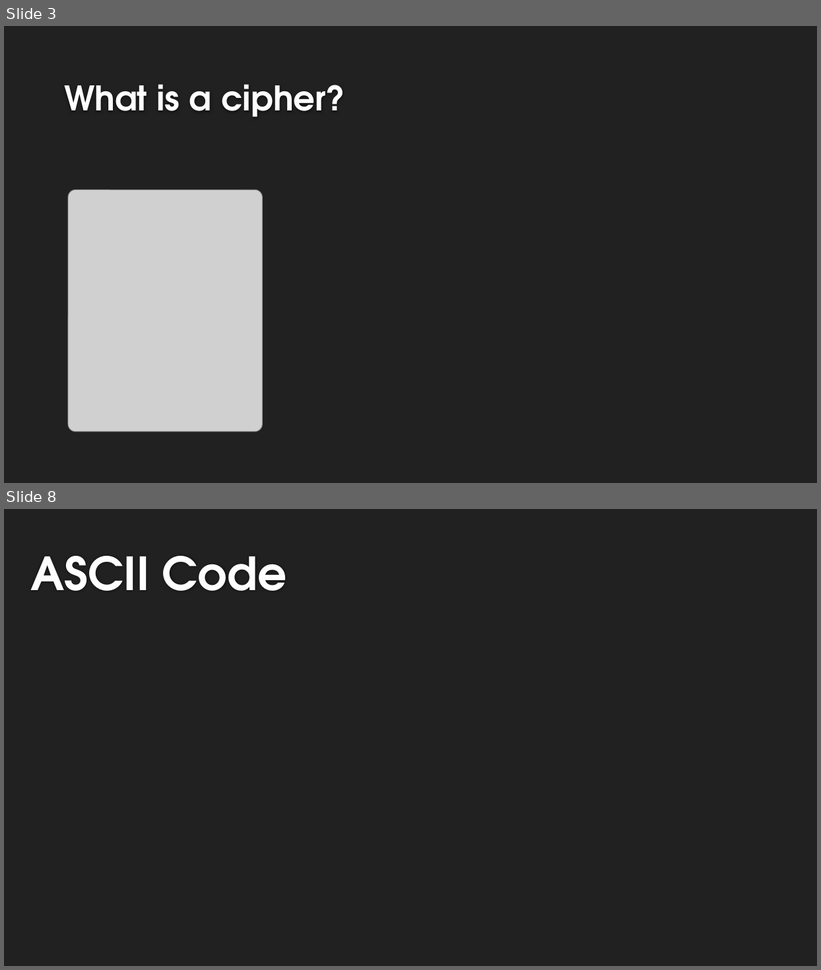
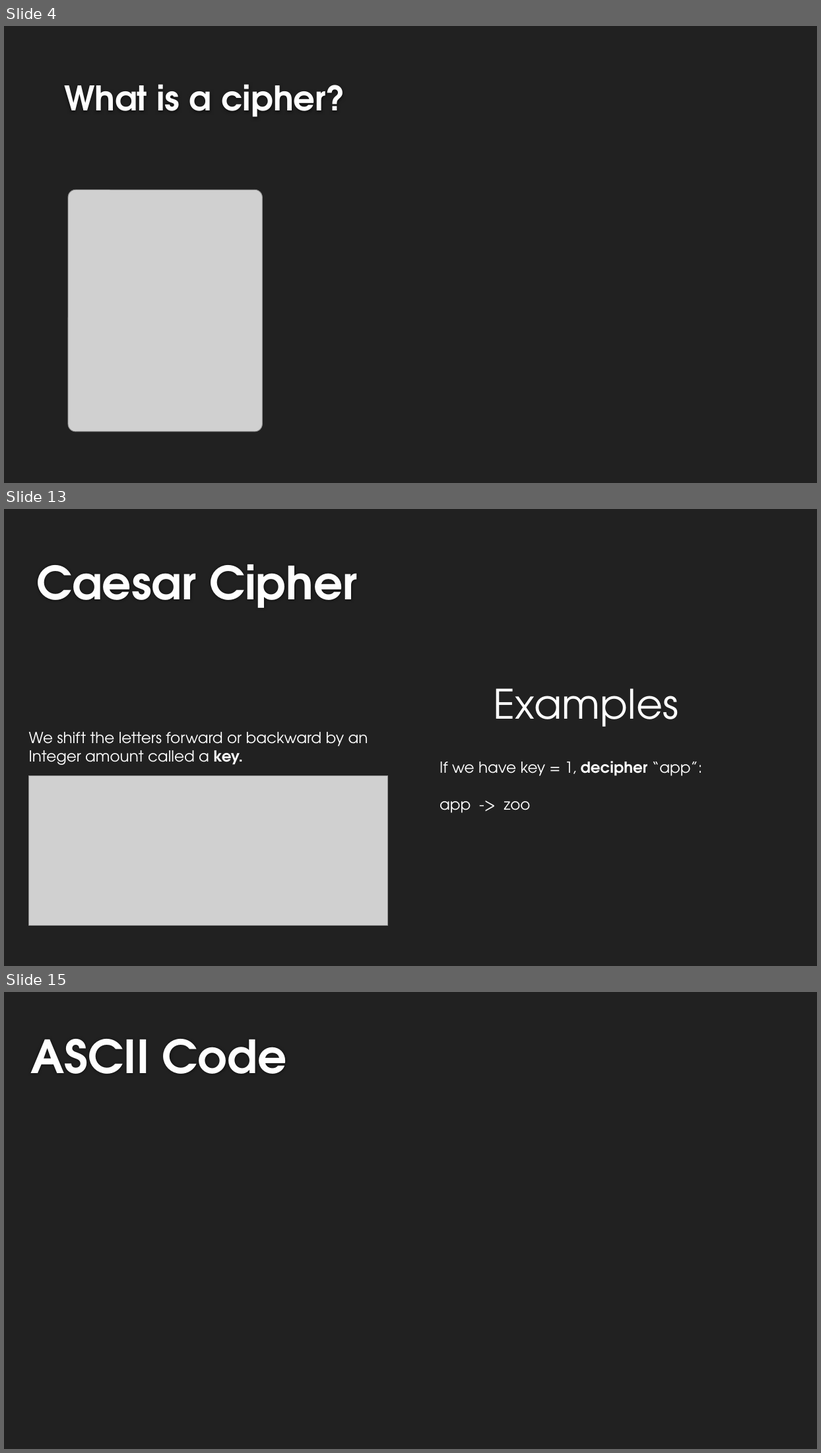
Before and after one commit to lexcass/UATeachLesson3, a slide deck: Lesson3.pptx. Shown one above the other, each under a label of ours: slides 3 and 8 before the commit, slides 4, 13 and 15 after it; the slides between them are not shown. The pictures are 821x970 and 821x1453 pixels, drawn with LibreOffice and Linux fonts; fonts in the diff are those of the drawing; grey boxes stand for pictures; background and template pictures are left out. Boxes give left, top, right and bottom in pixels: in the first picture for what was removed or moved away, otherwise in the second. Text is boxed around its words. In the diff, an @@ line names an element or a change of style, - is before the commit and + after.

```diff
--- a/Lesson3.pptx
+++ b/Lesson3.pptx
@@ slide 13 added at (4,509,817,966), background #212121 @@
@@ title added at (36,564,358,608), 54 pt, text #FEFEFE, bold @@
+Caesar Cipher
@@ text added at (494,689,679,727), 48 pt, text #F5F6F7 @@
+Examples
@@ text added at (29,732,368,765), 18 pt, text #F5F6F7 @@
+We shift the letters forward or backward by an
+Integer amount called a key.
@@ text added at (440,761,702,813), 18 pt, text #F5F6F7 @@
+If we have key = 1, decipher “app”:
+app -> zoo
@@ picture added at (29,776,388,925) @@
@@ what was slide 3 is now slide 4 @@
@@ what was slide 8 is now slide 15 @@
```
Also in this commit, not shown: 9 slides changed, 14 other slides added.
